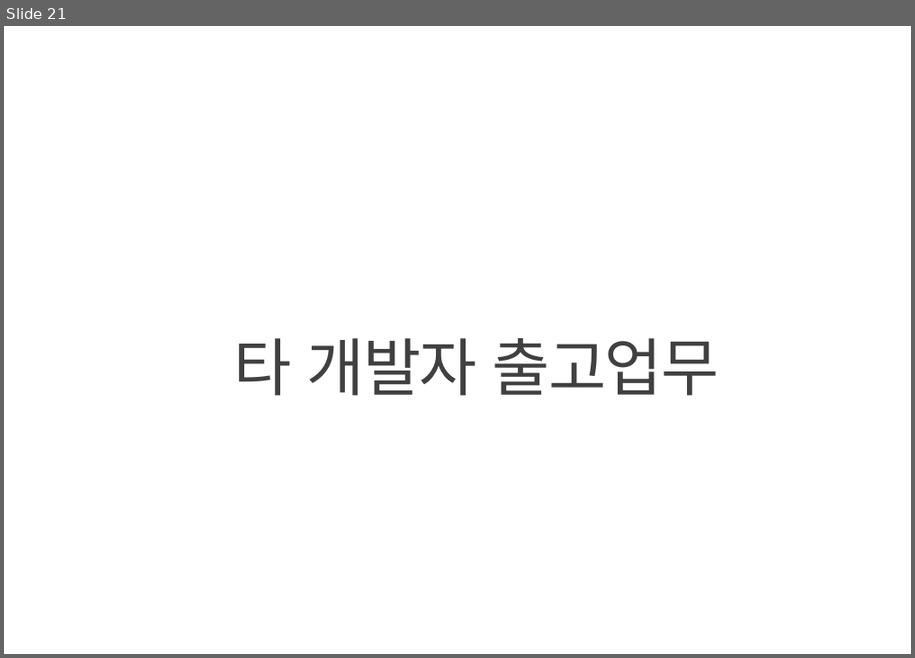
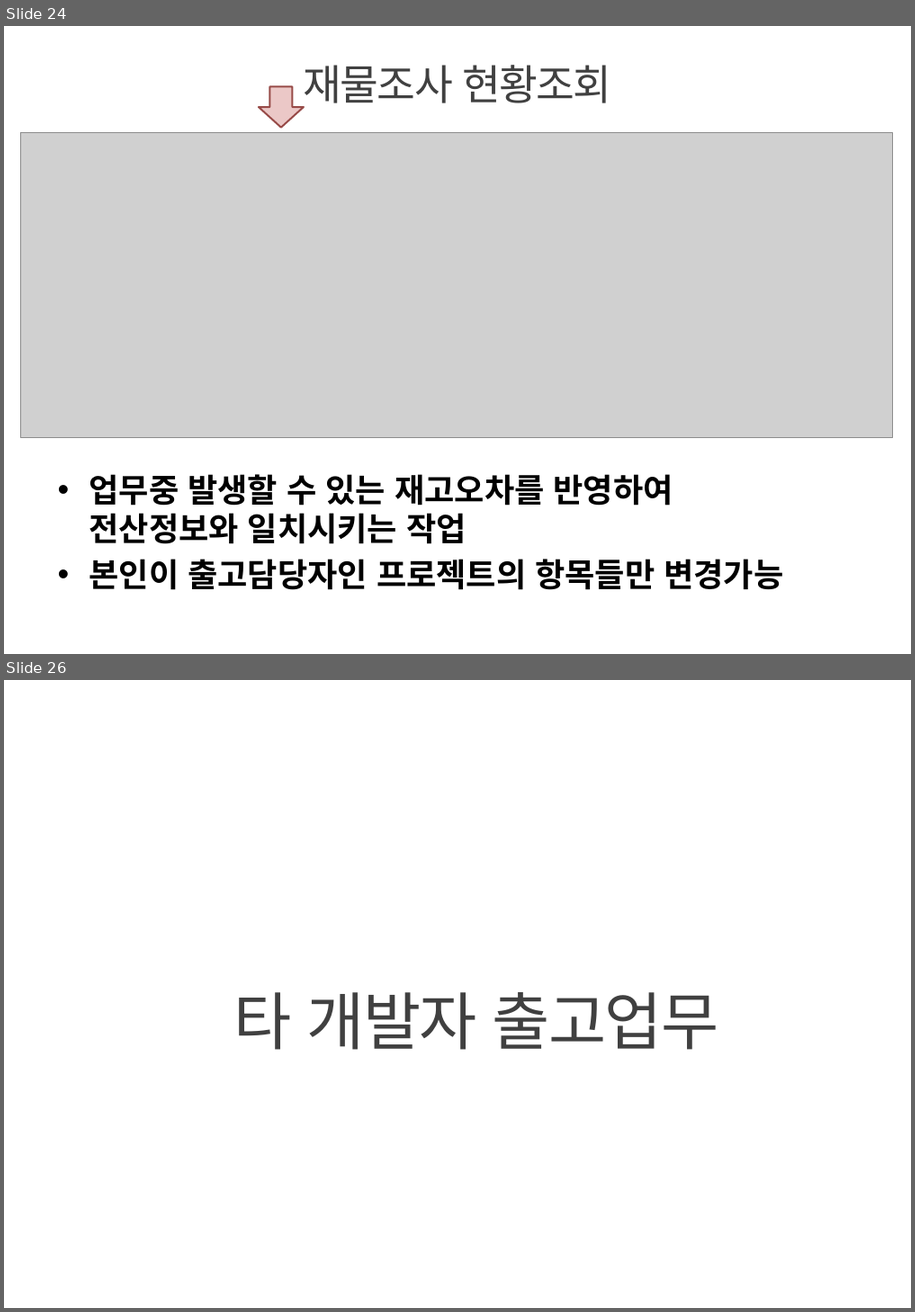
Before and after one commit to jaeyong1/stockmgmt, a slide deck: src/main/webapp/resources/doc/innoparts_user_guide.pptx. Shown one above the other, each under a label of ours: slide 21 before the commit, slides 24 and 26 after it; the slides between them are not shown. The pictures are 915x658 and 915x1312 pixels, drawn with LibreOffice and Linux fonts; fonts in the diff are those of the drawing; grey boxes stand for pictures; background and template pictures are left out. Boxes give left, top, right and bottom in pixels: in the first picture for what was removed or moved away, otherwise in the second. Text is boxed around its words. In the diff, an @@ line names an element or a change of style, - is before the commit and + after.

```diff
--- a/src/main/webapp/resources/doc/innoparts_user_guide.pptx
+++ b/src/main/webapp/resources/doc/innoparts_user_guide.pptx
@@ slide 24 added at (x1=4, y1=26, x2=911, y2=654), background picture (left out) @@
@@ title added at (x1=303, y1=65, x2=612, y2=109), 36 pt, text #404040 @@
+재물조사 현황조회
@@ down arrow added at (x1=259, y1=86, x2=304, y2=128), fill #C0504D at 31% opacity, outline #8E3B39 1.54 pt @@
@@ picture added at (x1=21, y1=133, x2=893, y2=438) @@
@@ text added at (x1=90, y1=474, x2=783, y2=590), 28 pt, text #000000, bold @@
+• 업무중 발생할 수 있는 재고오차를 반영하여
+  전산정보와 일치시키는 작업
+• 본인이 출고담당자인 프로젝트의 항목들만 변경가능
@@ what was slide 21 is now slide 26 @@
```
Also in this commit, not shown: 3 slides changed, 4 other slides added, 2 other files.
